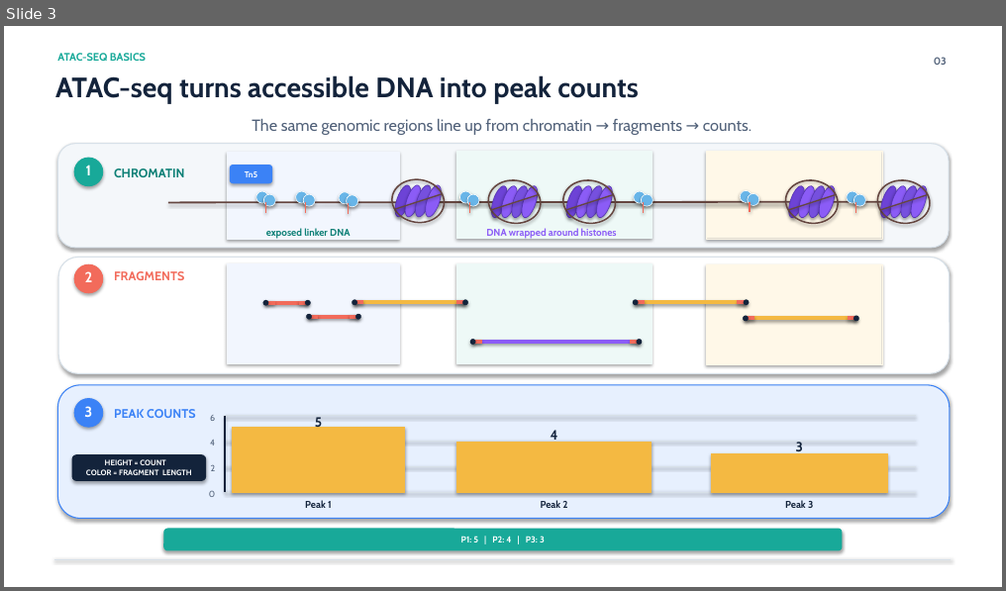
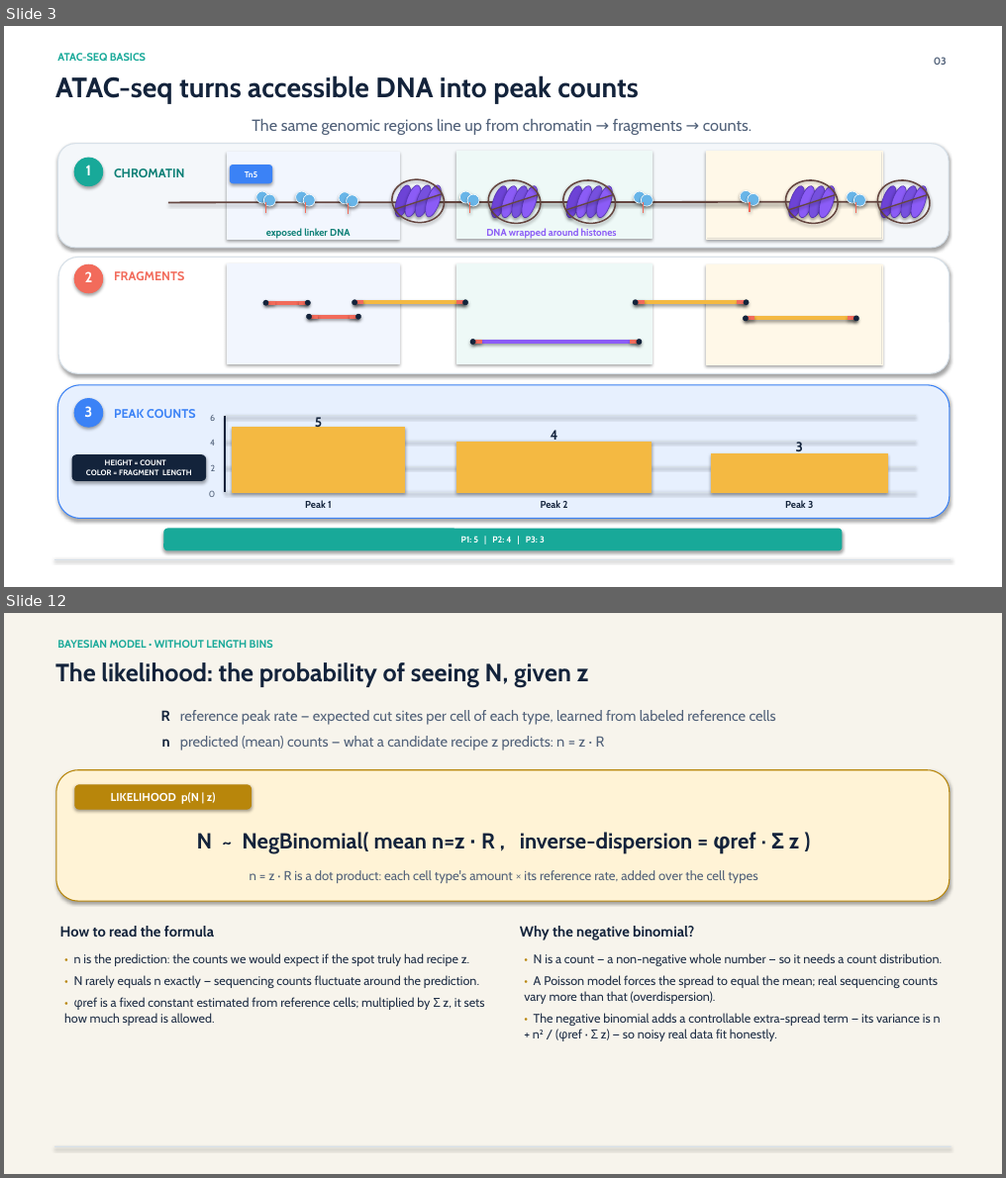
Before and after one commit to ericzhuang2010/deconvATAC, a slide deck: docs/ShapeMix/presentations/ShapeMix_High_School_Research_Deck.pptx. Shown one above the other, each under a label of ours: slide 3 before the commit, slides 3 and 12 after it; the slides between them are not shown. The pictures are 1006x591 and 1006x1178 pixels, drawn with LibreOffice and Linux fonts; fonts in the diff are those of the drawing. Boxes give left, top, right and bottom in pixels: in the first picture for what was removed or moved away, otherwise in the second. Text is boxed around its words. In the diff, an @@ line names an element or a change of style, - is before the commit and + after.

```diff
--- a/docs/ShapeMix/presentations/ShapeMix_High_School_Research_Deck.pptx
+++ b/docs/ShapeMix/presentations/ShapeMix_High_School_Research_Deck.pptx
@@ slide 12 added at [4, 613, 1002, 1174], background #F7F4EC @@
@@ text added at [57, 640, 273, 648], 10.5 pt, text #18A999, bold @@
+BAYESIAN MODEL • WITHOUT LENGTH BINS
@@ text added at [55, 663, 589, 687], 24 pt, text #13233B, bold @@
+The likelihood: the probability of seeing N, given z
@@ text added at [161, 710, 776, 725], 14 pt, text #52627A @@
+R reference peak rate — expected cut sites per cell of each type, learned from labeled reference cells
@@ text added at [162, 736, 605, 751], 14 pt, text #52627A @@
+n predicted (mean) counts — what a candidate recipe z predicts: n = z · R
@@ rounded rectangle added at [56, 770, 949, 901], fill #FFF3D6, outline #B8860B 1 pt @@
@@ rounded rectangle added at [75, 785, 252, 809], fill #B8860B, outline #B8860B 1 pt, 11 pt, text #FFFFFF, bold @@
+LIKELIHOOD p(N | z)
@@ text added at [197, 832, 799, 855], 21 pt, text #13233B, bold @@
+N ~ NegBinomial( mean n=z · R , inverse-dispersion = φref · Σ z )
@@ text added at [250, 870, 757, 883], 12.5 pt, text #52627A @@
+n = z · R is a dot product: each cell type's amount × its reference rate, added over the cell types
@@ text added at [60, 926, 214, 937], 14 pt, text #13233B, bold @@
+How to read the formula
@@ text added at [520, 926, 694, 941], 14 pt, text #13233B, bold @@
+Why the negative binomial?
@@ text added at [64, 954, 485, 1026], 12 pt, text #213047 @@
+• n is the prediction: the counts we would expect if the spot truly had recipe z.
+• N rarely equals n exactly — sequencing counts fluctuate around the prediction.
+• φref is a fixed constant estimated from reference cells; multiplied by Σ z, it sets how much spread is allowed.
@@ text added at [524, 954, 942, 1042], 12 pt, text #213047 @@
+• N is a count — a non-negative whole number — so it needs a count distribution.
+• A Poisson model forces the spread to equal the mean; real sequencing counts vary more than that (overdispersion).
+• The negative binomial adds a controllable extra-spread term — its variance is n + n² / (φref · Σ z) — so noisy real data fit honestly.
@@ rounded rectangle added at [54, 1147, 951, 1148], fill #D7E0E8, outline #D7E0E8 0.25 pt @@
```
Also in this commit, not shown: 9 slides changed, 7 other slides added, 15 slides removed, 23 other files.
